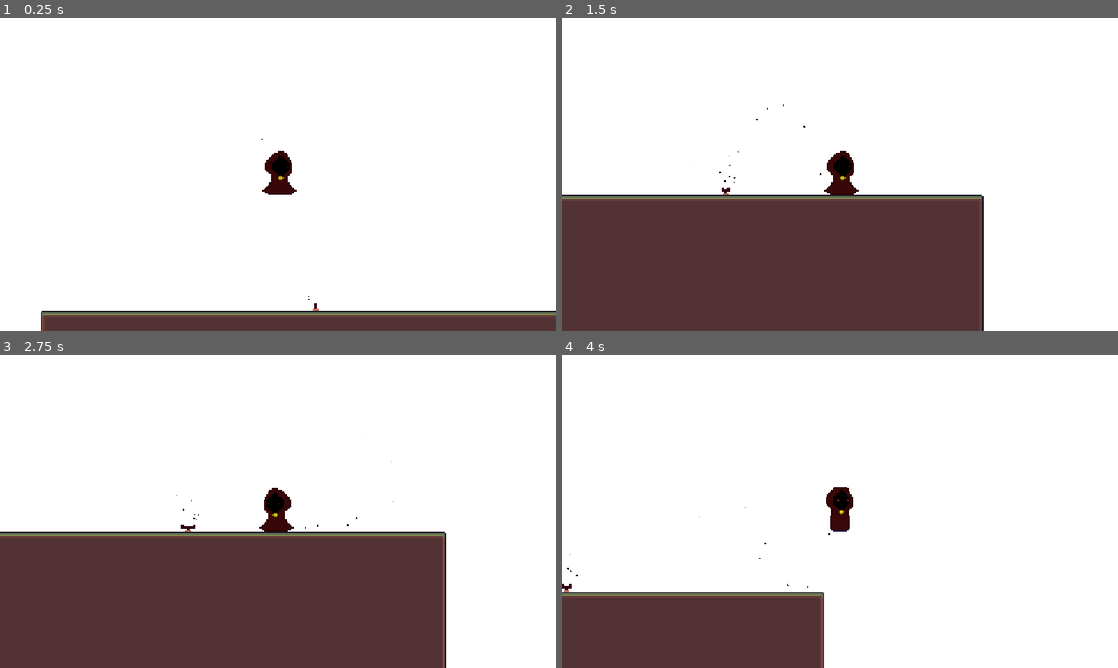
Above: before the commit, frames 1-4 (two rows, left to right).
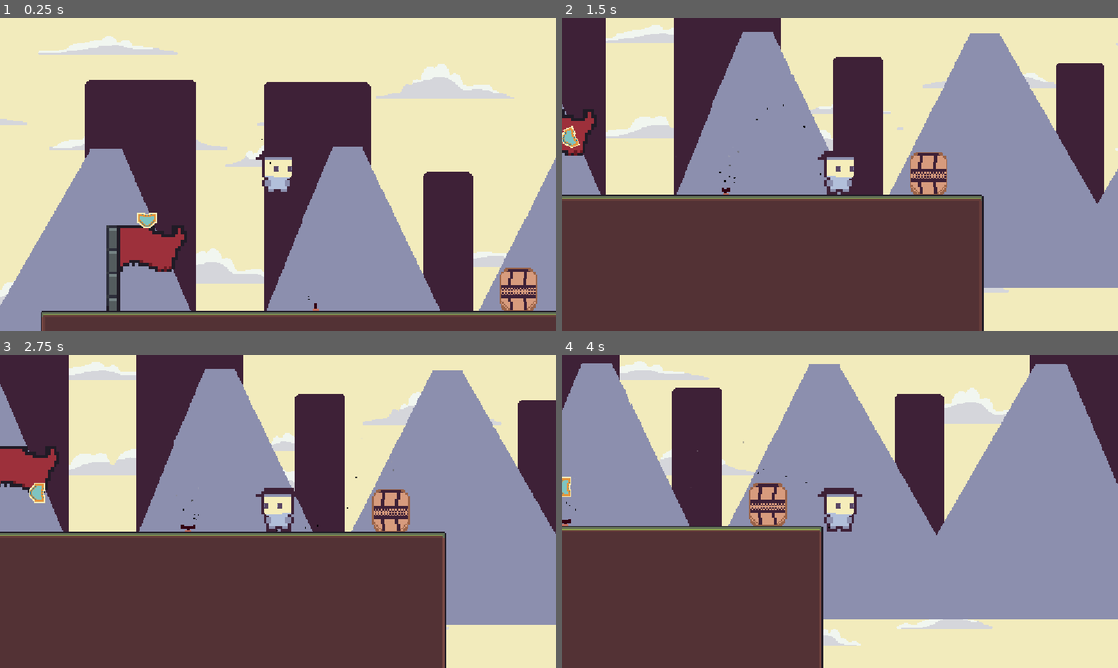
Above: after the commit, the same moments.

Repository: matt-ctrl-alt-del/Jumper_Summer
Game: Godot game, scene res://Scenes/game.tscn
Same seed, same stepped clock (60 frames per second), same inputs: the game is played once before the commit and once after it. This scene is started directly instead of the project's main scene.
Inputs (mouse positions are in pixels of both pictures, inside the frame that each line leads up to):
- Up to frame 1 (0.25 s): no input
- Up to frame 2 (1.5 s): tap Enter at 0.5 s; move the mouse to (962, 158) at 0.52 s; hold Shift (sprint) 0.53-1.28 s; hold D (move_right) from 0.53 s (still down); click (962, 158) at 0.67 s; tap Space (jump) at 0.77 s; move the mouse to (728, 190) at 1.27 s; tap Alt at 1.35 s; click (728, 190) at 1.42 s
- Up to frame 3 (2.75 s): tap Space (jump) at 1.52 s; move the mouse to (333, 442) at 2.02 s; release D (move_right) at 2.03 s; hold A (move_left) from 2.03 s (still down); hold Shift (sprint) from 2.03 s (still down); click (333, 442) at 2.17 s
- Up to frame 4 (4 s): move the mouse to (812, 574) at 2.77 s; release A (move_left) at 2.78 s; release Shift (sprint) at 2.78 s; hold D (move_right) from 2.78 s (still down); tap Alt at 2.85 s; click (812, 574) at 2.92 s; tap Space (jump) at 3.02, 3.77 s; move the mouse to (1006, 558) at 3.52 s; hold Shift (sprint) from 3.53 s (still down); click (1006, 558) at 3.67 s

The runs differ from the first frame. In frame 1, 93% of the frame differs, in the area x 0-100%, y 0-100%; in frame 2, 66%; in frame 3, 64%; in frame 4, 88%.

Commit message:
Added waypoint marker, flag points, pause menu, crate mechanic, etc.

Diff:
--- /dev/null
+++ b/jumper-summer/Scenes/crate.tscn
@@ -0,0 +1,17 @@
+[gd_scene format=3 uid="uid://dr6aiafs7ucm6"]
+
+[ext_resource type="Texture2D" uid="uid://b16sjws6pe6o4" path="res://Sprites/barrel.png" id="1_wp72f"]
+
+[sub_resource type="RectangleShape2D" id="RectangleShape2D_662ny"]
+size = Vector2(26, 30)
+
+[node name="Crate" type="RigidBody2D" unique_id=1344490503]
+collision_layer = 2
+collision_mask = 2
+
+[node name="CollisionShape2D" type="CollisionShape2D" parent="." unique_id=1603875697]
+z_index = 2
+shape = SubResource("RectangleShape2D_662ny")
+
+[node name="Sprite2D" type="Sprite2D" parent="." unique_id=1597338352]
+texture = ExtResource("1_wp72f")
--- /dev/null
+++ b/jumper-summer/Scenes/flag.tscn
@@ -0,0 +1,46 @@
+[gd_scene format=3 uid="uid://dgga0x8ltpcuh"]
+
+[ext_resource type="Texture2D" uid="uid://dr021d43d4yf6" path="res://Sprites/save_flag-Sheet.png" id="1_snk6q"]
+
+[sub_resource type="AtlasTexture" id="AtlasTexture_snk6q"]
+atlas = ExtResource("1_snk6q")
+region = Rect2(0, 0, 32, 32)
+
+[sub_resource type="AtlasTexture" id="AtlasTexture_vie08"]
+atlas = ExtResource("1_snk6q")
+region = Rect2(32, 0, 32, 32)
+
+[sub_resource type="AtlasTexture" id="AtlasTexture_cnecg"]
+atlas = ExtResource("1_snk6q")
+region = Rect2(64, 0, 32, 32)
+
+[sub_resource type="AtlasTexture" id="AtlasTexture_gusjr"]
+atlas = ExtResource("1_snk6q")
+region = Rect2(96, 0, 32, 32)
+
+[sub_resource type="SpriteFrames" id="SpriteFrames_662ny"]
+animations = [{
+"frames": [{
+"duration": 1.0,
+"texture": SubResource("AtlasTexture_snk6q")
+}, {
+"duration": 1.0,
+"texture": SubResource("AtlasTexture_vie08")
+}, {
+"duration": 1.0,
+"texture": SubResource("AtlasTexture_cnecg")
+}, {
+"duration": 1.0,
+"texture": SubResource("AtlasTexture_gusjr")
+}],
+"loop": 2,
+"name": &"default",
+"speed": 5.0
+}]
+
+[node name="Flag" type="Area2D" unique_id=1652548891]
+
+[node name="AnimatedSprite2D" type="AnimatedSprite2D" parent="." unique_id=863010146]
+scale = Vector2(2, 2)
+sprite_frames = SubResource("SpriteFrames_662ny")
+autoplay = "default"
--- a/jumper-summer/Scenes/game.tscn
+++ b/jumper-summer/Scenes/game.tscn
@@ -5,8 +5,15 @@
 [ext_resource type="PackedScene" uid="uid://dap7kj6j0wtge" path="res://Scenes/water_transition.tscn" id="3_3dryh"]
 [ext_resource type="PackedScene" uid="uid://cgh8cgfh3fjqi" path="res://Scenes/map.tscn" id="4_wowpa"]
 [ext_resource type="PackedScene" uid="uid://db68boeipcagv" path="res://Scenes/player.tscn" id="5_i6g32"]
+[ext_resource type="PackedScene" uid="uid://d1wlrtty0cvmh" path="res://Scenes/pause_menu.tscn" id="5_v158k"]
 [ext_resource type="PackedScene" uid="uid://cp6gtr6lf4wab" path="res://Scenes/wind_area.tscn" id="6_1l0tm"]
 [ext_resource type="Texture2D" uid="uid://y8tsvrcuulsr" path="res://Sprites/fan.png" id="7_v158k"]
+[ext_resource type="PackedScene" uid="uid://dgga0x8ltpcuh" path="res://Scenes/flag.tscn" id="9_h4fw4"]
+[ext_resource type="PackedScene" uid="uid://djjfcvaj83lxo" path="res://Scenes/waypoint_marker.tscn" id="10_o5yvi"]
+[ext_resource type="PackedScene" uid="uid://dr6aiafs7ucm6" path="res://Scenes/crate.tscn" id="11_rku1e"]
+
+[sub_resource type="RectangleShape2D" id="RectangleShape2D_662ny"]
+size = Vector2(6, 11)
 
 [sub_resource type="WorldBoundaryShape2D" id="WorldBoundaryShape2D_662ny"]
 
@@ -116,7 +123,16 @@
 script = ExtResource("1_qxrlw")
 
 [node name="player" parent="." unique_id=789829972 instance=ExtResource("5_i6g32")]
+z_index = 10
 position = Vector2(36, 77)
+
+[node name="Create_Detector" type="Area2D" parent="player" unique_id=1946503375]
+collision_layer = 3
+collision_mask = 3
+
+[node name="CollisionShape2D" type="CollisionShape2D" parent="player/Create_Detector" unique_id=1407733334]
+position = Vector2(0, 10.5)
+shape = SubResource("RectangleShape2D_662ny")
 
 [node name="CanvasLayer" type="CanvasLayer" parent="." unique_id=727159456]
 
@@ -126,7 +142,11 @@
 [node name="Water_transition" parent="CanvasLayer" unique_id=7010909 instance=ExtResource("3_3dryh")]
 visible = false
 
+[node name="PauseMenu" parent="CanvasLayer" unique_id=927176751 instance=ExtResource("5_v158k")]
+visible = false
+
 [node name="map" parent="." unique_id=875968759 instance=ExtResource("4_wowpa")]
+z_index = -5
 
 [node name="Killzone" type="Node2D" parent="." unique_id=353347253]
 
@@ -156,4 +176,15 @@
 randomness = 1.0
 process_material = SubResource("ParticleProcessMaterial_662ny")
 
+[node name="Flag" parent="." unique_id=1652548891 instance=ExtResource("9_h4fw4")]
+position = Vector2(-55, 181)
+
+[node name="WaypointMarker" parent="Flag" unique_id=1013377616 instance=ExtResource("10_o5yvi")]
+on_screen_offset = Vector2(0.5, -50)
+
+[node name="Crate" parent="." unique_id=1344490503 groups=["Crate"] instance=ExtResource("11_rku1e")]
+position = Vector2(202, 192)
+
+[connection signal="body_entered" from="player/Create_Detector" to="." method="_on_create_detector_body_entered"]
+[connection signal="body_exited" from="player/Create_Detector" to="." method="_on_create_detector_body_exited"]
 [connection signal="body_entered" from="Killzone/Area2D" to="." method="_on_area_2d_body_entered"]
--- a/jumper-summer/Scenes/map.tscn
+++ b/jumper-summer/Scenes/map.tscn
@@ -1,6 +1,10 @@
 [gd_scene format=4 uid="uid://cgh8cgfh3fjqi"]
 
 [ext_resource type="Texture2D" uid="uid://b0bwa0kur8kr" path="res://Sprites/map/tilemap.png" id="1_ci6au"]
+[ext_resource type="Texture2D" uid="uid://bva7pwjr4tya7" path="res://Sprites/map/parallax/3hills.png" id="2_q0mm3"]
+[ext_resource type="Texture2D" uid="uid://bygkcen0edyj" path="res://Sprites/map/parallax/2buildings.png" id="3_np2xp"]
+[ext_resource type="Texture2D" uid="uid://basku7svy68a5" path="res://Sprites/map/parallax/4clouds.png" id="4_w7jjh"]
+[ext_resource type="Texture2D" uid="uid://tf321bqje1qk" path="res://Sprites/map/parallax/background.png" id="5_6q3n4"]
 
 [sub_resource type="TileSetAtlasSource" id="TileSetAtlasSource_26yhd"]
 texture = ExtResource("1_ci6au")
@@ -1165,7 +1169,8 @@
 
 [sub_resource type="TileSet" id="TileSet_6t5aa"]
 occlusion_layer_0/light_mask = 1
-physics_layer_0/collision_layer = 1
+physics_layer_0/collision_layer = 3
+physics_layer_0/collision_mask = 3
 terrain_set_0/mode = 0
 terrain_set_0/terrain_0/name = "Special 0"
 terrain_set_0/terrain_0/color = Color(1, 0.34509805, 0.2509804, 1)
@@ -1178,16 +1183,51 @@
 [node name="map" type="Node2D" unique_id=875968759]
 
 [node name="TileMapLayer" type="TileMapLayer" parent="." unique_id=825170889]
+z_index = 10
 tile_map_data = PackedByteArray("AAAOABwAAAAMAAkAAAAOABsAAAAMAAgAAAAOABoAAAAMAAgAAAAOABkAAAAMAAgAAAAOABgAAAAMAAgAAAAOAB …(5808 unchanged characters)…
 tile_set = SubResource("TileSet_6t5aa")
 
-[node name="ColorRect" type="ColorRect" parent="." unique_id=879486365]
-z_index = -50
-anchors_preset = 15
-anchor_right = 1.0
-anchor_bottom = 1.0
-offset_left = -500.0
-offset_right = 1500.0
-offset_bottom = 2000.0
-grow_horizontal = 2
-grow_vertical = 2
+[node name="Parallax2D" type="Parallax2D" parent="." unique_id=1279340128]
+scale = Vector2(0.6, 0.6)
+scroll_scale = Vector2(0.4, 0.4)
+repeat_size = Vector2(800, 0)
+repeat_times = 10
+ignore_camera_scroll = true
+
+[node name="Hills" type="Sprite2D" parent="Parallax2D" unique_id=1338539182]
+z_index = 3
+scale = Vector2(0.7, 0.7)
+texture = ExtResource("2_q0mm3")
+centered = false
+
+[node name="Parallax2D2" type="Parallax2D" parent="." unique_id=1790100470]
+scale = Vector2(0.6, 0.6)
+scroll_scale = Vector2(0.6, 0.6)
+repeat_size = Vector2(800, 0)
+repeat_times = 10
+ignore_camera_scroll = true
+
+[node name="Buildings" type="Sprite2D" parent="Parallax2D2" unique_id=1635320470]
+z_index = 2
+scale = Vector2(0.7, 0.7)
+texture = ExtResource("3_np2xp")
+centered = false
+
+[node name="Parallax2D3" type="Parallax2D" parent="." unique_id=1831580328]
+scale = Vector2(0.5, 0.5)
+scroll_scale = Vector2(0.1, 0.1)
+repeat_size = Vector2(1152, 648)
+repeat_times = 8
+
+[node name="Clouds" type="Sprite2D" parent="Parallax2D3" unique_id=403867829]
+z_index = 1
+texture = ExtResource("4_w7jjh")
+centered = false
+
+[node name="Parallax2D4" type="Parallax2D" parent="." unique_id=1578376512]
+repeat_size = Vector2(1152, 648)
+repeat_times = 8
+
+[node name="Bg" type="Sprite2D" parent="Parallax2D4" unique_id=766026922]
+texture = ExtResource("5_6q3n4")
+centered = false
--- /dev/null
+++ b/jumper-summer/Scenes/pause_menu.tscn
@@ -0,0 +1,101 @@
+[gd_scene format=3 uid="uid://d1wlrtty0cvmh"]
+
+[ext_resource type="Script" uid="uid://duc5c3isfimp5" path="res://Scripts/pause_menu.gd" id="1_k0w1u"]
+[ext_resource type="FontFile" uid="uid://bjxngvt11uyfx" path="res://resources/Font/carta_bianca/CartaBianca-Regular_PERSONAL_USE_ONLY.otf" id="2_1och7"]
+
+[sub_resource type="StyleBoxEmpty" id="StyleBoxEmpty_bpi0q"]
+
+[sub_resource type="StyleBoxLine" id="StyleBoxLine_vmyb1"]
+content_margin_left = 5.0
+color = Color(0, 0.69803923, 0.7882353, 1)
+vertical = true
+
+[sub_resource type="StyleBoxLine" id="StyleBoxLine_myy0f"]
+content_margin_left = 10.0
+color = Color(0, 0.69803923, 0.7882353, 1)
+vertical = true
+
+[sub_resource type="StyleBoxLine" id="StyleBoxLine_sjs17"]
+content_margin_left = 5.0
+color = Color(0, 0.69803923, 0.7882353, 1)
+vertical = true
+
+[sub_resource type="StyleBoxEmpty" id="StyleBoxEmpty_u8tnp"]
+
+[sub_resource type="StyleBoxLine" id="StyleBoxLine_stj27"]
+content_margin_left = 5.0
+color = Color(0, 0.69803923, 0.7882353, 1)
+vertical = true
+
+[sub_resource type="StyleBoxLine" id="StyleBoxLine_ix48p"]
+content_margin_left = 10.0
+color = Color(0, 0.69803923, 0.7882353, 1)
+vertical = true
+
+[sub_resource type="StyleBoxLine" id="StyleBoxLine_524vl"]
+content_margin_left = 5.0
+color = Color(0, 0.69803923, 0.7882353, 1)
+vertical = true
+
+[node name="PauseMenu" type="CanvasLayer" unique_id=927176751]
+script = ExtResource("1_k0w1u")
+
+[node name="ColorRect" type="ColorRect" parent="." unique_id=903121992]
+anchors_preset = 8
+anchor_left = 0.5
+anchor_top = 0.5
+anchor_right = 0.5
+anchor_bottom = 0.5
+offset_left = -576.0
+offset_top = -324.0
+offset_right = 576.0
+offset_bottom = 324.0
+grow_horizontal = 2
+grow_vertical = 2
+mouse_filter = 2
+color = Color(0.2627451, 0.2627451, 0.2627451, 0.6862745)
+
+[node name="VBoxContainer" type="VBoxContainer" parent="." unique_id=1964445140]
+anchors_preset = 4
+anchor_top = 0.5
+anchor_bottom = 0.5
+offset_top = -59.0
+offset_right = 189.0
+offset_bottom = 59.0
+grow_vertical = 2
+mouse_filter = 2
+
+[node name="Resume" type="Button" parent="VBoxContainer" unique_id=1614478308]
+process_mode = 3
+z_index = 5
+layout_mode = 2
+theme_override_colors/font_color = Color(0.49411765, 0.76862746, 0.75686276, 1)
+theme_override_colors/font_hover_color = Color(0, 0.69803923, 0.7882353, 1)
+theme_override_colors/font_hover_pressed_color = Color(0, 0.69803923, 0.7882353, 1)
+theme_override_fonts/font = ExtResource("2_1och7")
+theme_override_font_sizes/font_size = 50
+theme_override_styles/normal = SubResource("StyleBoxEmpty_bpi0q")
+theme_override_styles/pressed = SubResource("StyleBoxLine_vmyb1")
+theme_override_styles/hover = SubResource("StyleBoxLine_myy0f")
+theme_override_styles/hover_pressed = SubResource("StyleBoxLine_sjs17")
+text = "Resume"
+alignment = 0
+
+[node name="Quit" type="Button" parent="VBoxContainer" unique_id=660904157]
+process_mode = 3
+z_index = 5
+layout_mode = 2
+theme_override_colors/font_color = Color(0.49411765, 0.76862746, 0.75686276, 1)
+theme_override_colors/font_hover_color = Color(0, 0.69803923, 0.7882353, 1)
+theme_override_colors/font_hover_pressed_color = Color(0, 0.69803923, 0.7882353, 1)
+theme_override_fonts/font = ExtResource("2_1och7")
+theme_override_font_sizes/font_size = 50
+theme_override_styles/normal = SubResource("StyleBoxEmpty_u8tnp")
+theme_override_styles/pressed = SubResource("StyleBoxLine_stj27")
+theme_override_styles/hover = SubResource("StyleBoxLine_ix48p")
+theme_override_styles/hover_pressed = SubResource("StyleBoxLine_524vl")
+text = "Quit"
+alignment = 0
+
+[connection signal="pressed" from="VBoxContainer/Resume" to="." method="_on_resume_pressed"]
+[connection signal="pressed" from="VBoxContainer/Quit" to="." method="_on_quit_pressed"]
--- a/jumper-summer/Scenes/player.tscn
+++ b/jumper-summer/Scenes/player.tscn
@@ -1,7 +1,7 @@
 [gd_scene format=3 uid="uid://db68boeipcagv"]
 
 [ext_resource type="Script" uid="uid://r5r362m4p0kg" path="res://Scripts/player.gd" id="1_v0iea"]
-[ext_resource type="Texture2D" uid="uid://c6vkuft5m5bsh" path="res://Sprites/player/vampire_character_placeholder.png" id="2_cvnsp"]
+[ext_resource type="Texture2D" uid="uid://dbcfckmhdu33d" path="res://Sprites/player/player_sprite.png" id="2_cvnsp"]
 
 [sub_resource type="CapsuleShape2D" id="CapsuleShape2D_vgqql"]
 height = 28.0
@@ -24,45 +24,77 @@
 
 [sub_resource type="AtlasTexture" id="AtlasTexture_3smsa"]
 atlas = ExtResource("2_cvnsp")
+region = Rect2(128, 32, 32, 32)
+
+[sub_resource type="AtlasTexture" id="AtlasTexture_8erm5"]
+atlas = ExtResource("2_cvnsp")
+region = Rect2(128, 32, 32, 32)
+
+[sub_resource type="AtlasTexture" id="AtlasTexture_f1ek2"]
+atlas = ExtResource("2_cvnsp")
 region = Rect2(0, 96, 32, 32)
 
-[sub_resource type="AtlasTexture" id="AtlasTexture_8erm5"]
+[sub_resource type="AtlasTexture" id="AtlasTexture_tx1dd"]
 atlas = ExtResource("2_cvnsp")
 region = Rect2(32, 96, 32, 32)
 
-[sub_resource type="AtlasTexture" id="AtlasTexture_f1ek2"]
-atlas = ExtResource("2_cvnsp")
-region = Rect2(128, 64, 32, 32)
-
-[sub_resource type="AtlasTexture" id="AtlasTexture_tx1dd"]
+[sub_resource type="AtlasTexture" id="AtlasTexture_gymyn"]
+atlas = ExtResource("2_cvnsp")
+region = Rect2(64, 96, 32, 32)
+
+[sub_resource type="AtlasTexture" id="AtlasTexture_pu2lt"]
+atlas = ExtResource("2_cvnsp")
+region = Rect2(96, 96, 32, 32)
+
+[sub_resource type="AtlasTexture" id="AtlasTexture_ukyrk"]
+atlas = ExtResource("2_cvnsp")
+region = Rect2(128, 96, 32, 32)
+
+[sub_resource type="AtlasTexture" id="AtlasTexture_7dp3o"]
+atlas = ExtResource("2_cvnsp")
+region = Rect2(160, 96, 32, 32)
+
+[sub_resource type="AtlasTexture" id="AtlasTexture_h4iuc"]
+atlas = ExtResource("2_cvnsp")
+region = Rect2(192, 96, 32, 32)
+
+[sub_resource type="AtlasTexture" id="AtlasTexture_fd4e3"]
+atlas = ExtResource("2_cvnsp")
+region = Rect2(224, 96, 32, 32)
+
+[sub_resource type="AtlasTexture" id="AtlasTexture_qqcod"]
+atlas = ExtResource("2_cvnsp")
+region = Rect2(256, 96, 32, 32)
+
+[sub_resource type="AtlasTexture" id="AtlasTexture_igrcy"]
+atlas = ExtResource("2_cvnsp")
+region = Rect2(288, 96, 32, 32)
+
+[sub_resource type="AtlasTexture" id="AtlasTexture_fs7ks"]
+atlas = ExtResource("2_cvnsp")
+region = Rect2(320, 96, 32, 32)
+
+[sub_resource type="AtlasTexture" id="AtlasTexture_l6n3p"]
+atlas = ExtResource("2_cvnsp")
+region = Rect2(0, 64, 32, 32)
+
+[sub_resource type="AtlasTexture" id="AtlasTexture_olqyp"]
+atlas = ExtResource("2_cvnsp")
+region = Rect2(32, 64, 32, 32)
+
+[sub_resource type="AtlasTexture" id="AtlasTexture_wpjfl"]
+atlas = ExtResource("2_cvnsp")
+region = Rect2(64, 64, 32, 32)
+
+[sub_resource type="AtlasTexture" id="AtlasTexture_bi64h"]
 atlas = ExtResource("2_cvnsp")
 region = Rect2(96, 64, 32, 32)
 
-[sub_resource type="AtlasTexture" id="AtlasTexture_gymyn"]
-atlas = ExtResource("2_cvnsp")
-region = Rect2(64, 64, 32, 32)
-
-[sub_resource type="AtlasTexture" id="AtlasTexture_pu2lt"]
-atlas = ExtResource("2_cvnsp")
-region = Rect2(32, 64, 32, 32)
-
-[sub_resource type="AtlasTexture" id="AtlasTexture_ukyrk"]
-atlas = ExtResource("2_cvnsp")
-region = Rect2(0, 64, 32, 32)
-
-[sub_resource type="AtlasTexture" id="AtlasTexture_7dp3o"]
-atlas = ExtResource("2_cvnsp")
-region = Rect2(0, 128, 32, 32)
-
-[sub_resource type="AtlasTexture" id="AtlasTexture_h4iuc"]
-atlas = ExtResource("2_cvnsp")
-region = Rect2(32, 128, 32, 32)
-
-[sub_resource type="AtlasTexture" id="AtlasTexture_fd4e3"]
+[sub_resource type="AtlasTexture" id="AtlasTexture_2ijsl"]
 atlas = ExtResource("2_cvnsp")
 region = Rect2(0, 0, 32, 32)
 
-[sub_resource type="AtlasTexture" id="AtlasTexture_qqcod"]
+[sub_resource type="AtlasTexture" id="AtlasTexture_p1odr"]
 atlas = ExtResource("2_cvnsp")
 region = Rect2(32, 0, 32, 32)
 
@@ -80,6 +112,9 @@
 }, {
 "duration": 1.0,
 "texture": SubResource("AtlasTexture_x3wgy")
+}, {
+"duration": 1.0,
+"texture": SubResource("AtlasTexture_3smsa")
 }],
 "loop": 2,
 "name": &"crouch",
@@ -87,35 +122,62 @@
 }, {
 "frames": [{
 "duration": 1.0,
-"texture": SubResource("AtlasTexture_3smsa")
-}, {
-"duration": 1.0,
 "texture": SubResource("AtlasTexture_8erm5")
 }],
 "loop": 2,
 "name": &"crouch_walk",
 "speed": 5.0
 }, {
-"frames": [],
+"frames": [{
+"duration": 1.0,
+"texture": SubResource("AtlasTexture_f1ek2")
+}, {
+"duration": 1.0,
+"texture": SubResource("AtlasTexture_tx1dd")
+}, {
+"duration": 1.0,
+"texture": SubResource("AtlasTexture_gymyn")
+}, {
+"duration": 1.0,
+"texture": SubResource("AtlasTexture_pu2lt")
+}, {
+"duration": 1.0,
+"texture": SubResource("AtlasTexture_ukyrk")
+}, {
+"duration": 1.0,
+"texture": SubResource("AtlasTexture_7dp3o")
+}, {
+"duration": 1.0,
+"texture": SubResource("AtlasTexture_h4iuc")
+}, {
+"duration": 1.0,
+"texture": SubResource("AtlasTexture_fd4e3")
+}, {
+"duration": 1.0,
+"texture": SubResource("AtlasTexture_qqcod")
+}, {
+"duration": 1.0,
+"texture": SubResource("AtlasTexture_igrcy")
+}, {
+"duration": 1.0,
+"texture": SubResource("AtlasTexture_fs7ks")
+}],
 "loop": 0,
 "name": &"die",
 "speed": 5.0
 }, {
 "frames": [{
 "duration": 1.0,
-"texture": SubResource("AtlasTexture_f1ek2")
-}, {
-"duration": 1.0,
-"texture": SubResource("AtlasTexture_tx1dd")
-}, {
-"duration": 1.0,
-"texture": SubResource("AtlasTexture_gymyn")
-}, {
-"duration": 1.0,
-"texture": SubResource("AtlasTexture_pu2lt")
-}, {
-"duration": 1.0,
-"texture": SubResource("AtlasTexture_ukyrk")
+"texture": SubResource("AtlasTexture_l6n3p")
+}, {
+"duration": 1.0,
+"texture": SubResource("AtlasTexture_olqyp")
+}, {
+"duration": 1.0,
+"texture": SubResource("AtlasTexture_wpjfl")
+}, {
+"duration": 1.0,
+"texture": SubResource("AtlasTexture_bi64h")
 }],
 "loop": 2,
 "name": &"jump",
@@ -123,21 +185,10 @@
 }, {
 "frames": [{
 "duration": 1.0,
-"texture": SubResource("AtlasTexture_7dp3o")
-}, {
-"duration": 1.0,
-"texture": SubResource("AtlasTexture_h4iuc")
-}],
-"loop": 0,
-"name": &"take_damage",
-"speed": 5.0
-}, {
-"frames": [{
-"duration": 1.0,
-"texture": SubResource("AtlasTexture_fd4e3")
-}, {
-"duration": 1.0,
-"texture": SubResource("AtlasTexture_qqcod")
+"texture": SubResource("AtlasTexture_2ijsl")
+}, {
+"duration": 1.0,
+"texture": SubResource("AtlasTexture_p1odr")
 }],
 "loop": 2,
 "name": &"walk",
@@ -166,6 +217,7 @@
 color_ramp = SubResource("GradientTexture1D_005ff")
 
 [node name="player" type="CharacterBody2D" unique_id=789829972]
+collision_layer = 3
 script = ExtResource("1_v0iea")
 
 [node name="CollisionShape2D" type="CollisionShape2D" parent="." unique_id=1771527080]
@@ -175,7 +227,8 @@
 [node name="AnimatedSprite2D" type="AnimatedSprite2D" parent="." unique_id=1698178688]
 position = Vector2(0, -2)
 sprite_frames = SubResource("SpriteFrames_662ny")
-animation = &"crouch"
+animation = &"walk"
+frame_progress = 0.26059422
 
 [node name="Camera2D" type="Camera2D" parent="." unique_id=687295245]
 process_mode = 3
--- /dev/null
+++ b/jumper-summer/Scenes/waypoint_marker.tscn
@@ -0,0 +1,11 @@
+[gd_scene format=3 uid="uid://djjfcvaj83lxo"]
+
+[ext_resource type="Script" uid="uid://btul8nwiw5hkx" path="res://Scripts/waypoint_marker.gd" id="1_mc2j0"]
+[ext_resource type="Texture2D" uid="uid://doke6g6epo70x" path="res://Sprites/ui/waypoint_marker.png" id="1_uudsn"]
+
+[node name="WaypointMarker" type="Sprite2D" unique_id=1013377616]
+scale = Vector2(0.7, 0.7)
+texture = ExtResource("1_uudsn")
+script = ExtResource("1_mc2j0")
+on_screen_offset = Vector2(0.5, -25)
+screen_margin = 40.0
--- a/jumper-summer/Scripts/game.gd
+++ b/jumper-summer/Scripts/game.gd
@@ -18,3 +18,13 @@
 	await get_tree().create_timer(1.0).timeout
 	get_tree().paused = false
 	get_tree().reload_current_scene()
+
+func _on_create_detector_body_entered(body: Node2D) -> void:
+	if body.is_in_group("Crate"):
+		body.collision_layer = 1
+		body.collision_mask = 1
+
+func _on_create_detector_body_exited(body: Node2D) -> void:
+	if body.is_in_group("Crate"):
+		body.collision_layer = 2
+		body.collision_mask = 2
--- /dev/null
+++ b/jumper-summer/Scripts/pause_menu.gd
@@ -0,0 +1,22 @@
+extends CanvasLayer
+
+
+func _ready() -> void:
+	visible = false
+	get_tree().paused = false
+
+func _input(event: InputEvent) -> void:
+	if Input.is_action_just_pressed("ui_cancel"):
+		if get_tree().paused:
+			visible = false
+			get_tree().paused = false
+		else:
+			visible = true
+			get_tree().paused = true
+
+func _on_resume_pressed() -> void:
+	visible = false
+	get_tree().paused = false
+
+func _on_quit_pressed() -> void:
+	get_tree().quit()
--- /dev/null
+++ b/jumper-summer/Scripts/waypoint_marker.gd
@@ -0,0 +1,40 @@
+extends Sprite2D
+
+@export var on_screen_offset := Vector2(0.5, -5.0)
+@export var screen_margin := 4.0
+@export var smoothing_speed := 8.0
+var camera_node: Camera2D
+
+func _ready() -> void:
+	camera_node = get_viewport().get_camera_2d()
+
+func _process(delta: float) -> void:
+	if not camera_node:
+		camera_node = get_viewport().get_camera_2d()
+		print("If not camera_node triggered")
+		return
+
+	var target_global_position: Vector2 = get_parent().global_position
+	var viewport_dimensions: Vector2 = camera_node.get_viewport_rect().size
+	var canvas_transform: Transform2D = get_canvas_transform()
+	var screen_coordinates: Vector2 = canvas_transform * target_global_position
+	var screen_insert_rectangle: Rect2 = Rect2(Vector2.ZERO, viewport_dimensions).grow(-screen_margin)
+
+	var target_display_position: Vector2
+	var target_display_rotation: float
+
+	if screen_insert_rectangle.has_point(screen_coordinates):
+		target_display_position = target_global_position + on_screen_offset
+		target_display_rotation = 0.0
+	else:
+		var clamped_x = clamp(screen_coordinates.x, screen_margin, viewport_dimensions.x - screen_margin)
+		var clamped_y = clamp(screen_coordinates.y, screen_margin, viewport_dimensions.y - screen_margin)
+		var clamped_screen_coords: Vector2 = Vector2(clamped_x,clamped_y)
+
+		target_display_position = canvas_transform.affine_inverse() * clamped_screen_coords
+
+		var vector_to_target: Vector2 = target_global_position - target_display_position
+		target_display_rotation = vector_to_target.angle() - PI * 0.5
+
+	global_position = lerp(global_position, target_display_position, delta*smoothing_speed)
+	global_rotation = lerp_angle(global_rotation, target_display_rotation, delta*smoothing_speed)
Not shown, added: jumper-summer/Scripts/pause_menu.gd.uid
Not shown, added: jumper-summer/Scripts/waypoint_marker.gd.uid
Binary file added: jumper-summer/Sprites/save_flag-Sheet.png
Not shown, added: jumper-summer/Sprites/save_flag-Sheet.png.import
